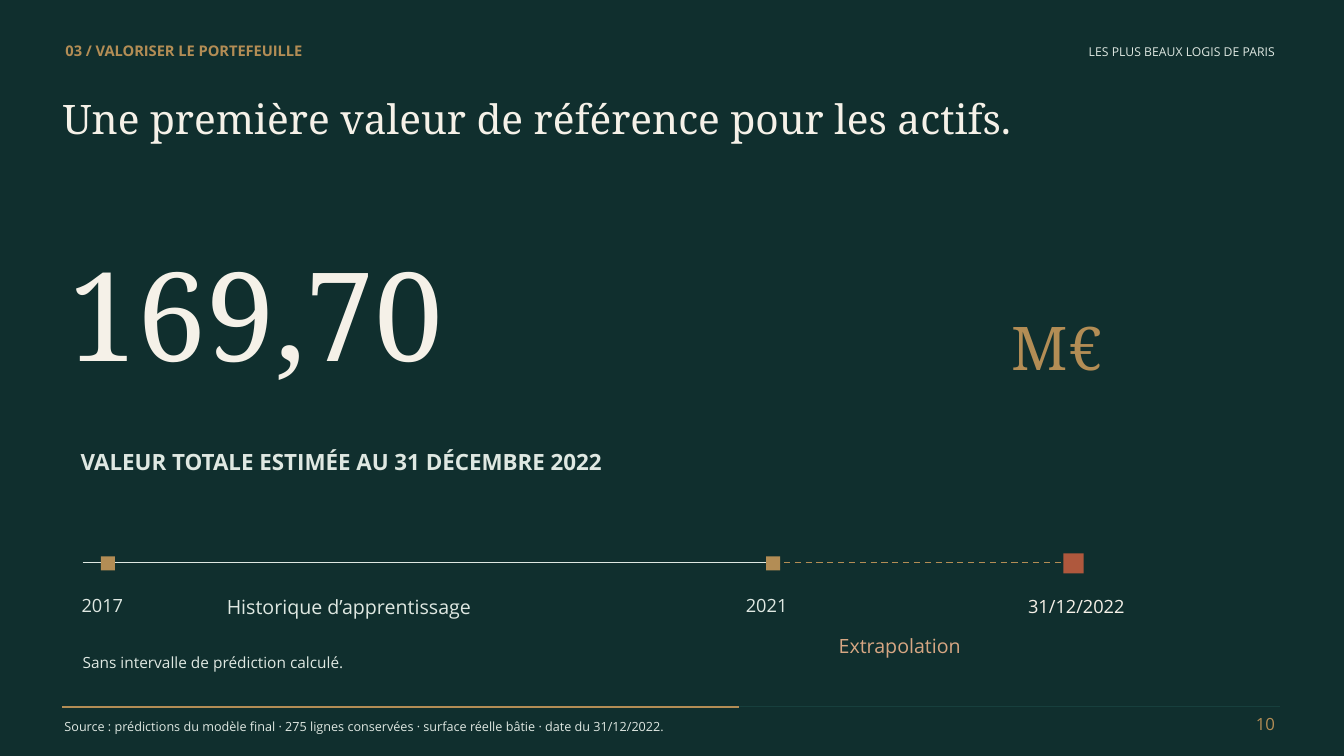
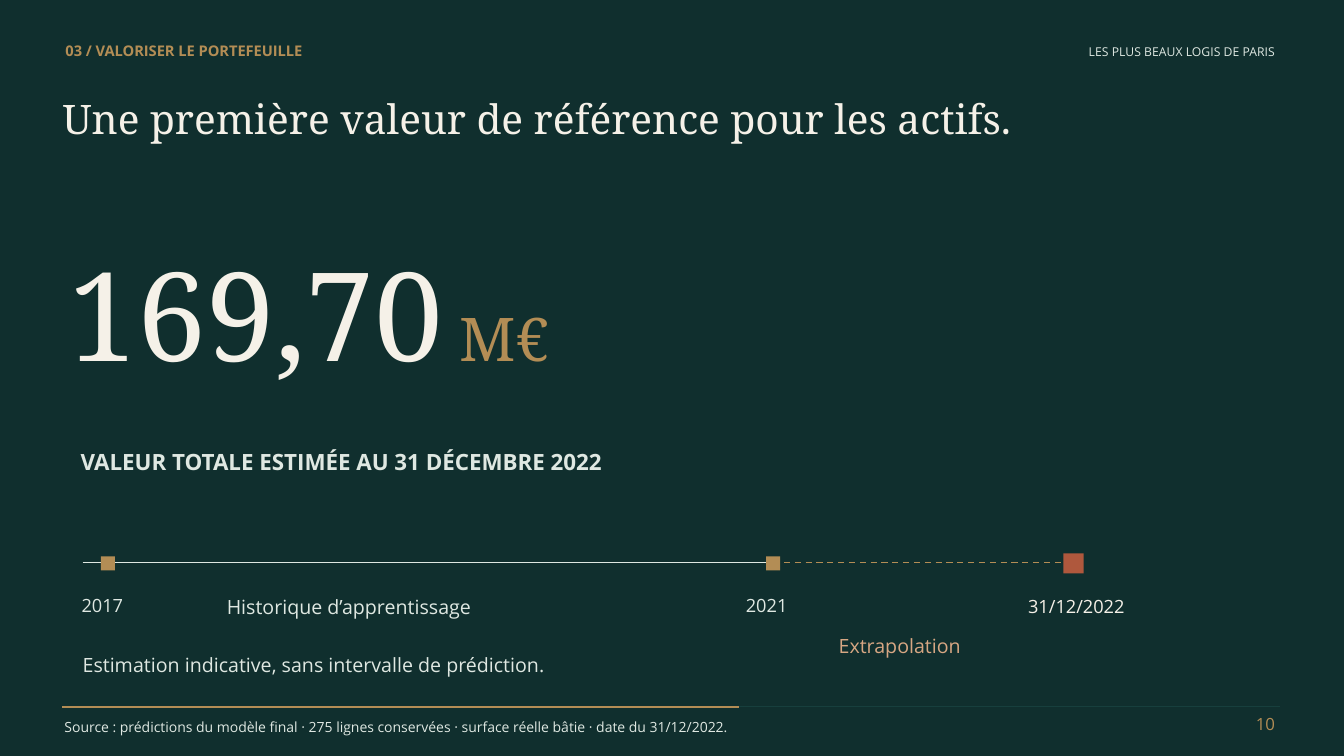
Before and after one commit to steve57000/p8, a slide deck: slide 10 of livrables/Bell_Steve_2_presentation_102026.pptx. Drawn at 1344x756 pixels with LibreOffice and Linux fonts; fonts in the diff are those of the drawing. Boxes give left, top, right and bottom in pixels: in the first picture for what was removed or moved away, otherwise in the second. Text is boxed around its words. In the diff, an @@ line names an element or a change of style, - is before the commit and + after.

```diff
--- a/livrables/Bell_Steve_2_presentation_102026.pptx
+++ b/livrables/Bell_Steve_2_presentation_102026.pptx
@@ text at <box>68,272,549,380</box>: text changed @@
-169,70
+169,70 M€
@@ text removed at <box>1012,326,1102,371</box> @@
-M€
@@ text at <box>83,657,544,677</box>: text changed; size 11 to 14 pt @@
-Sans intervalle de prédiction calculé.
+Estimation indicative, sans intervalle de prédiction.
@@ text "Source : prédictions du modèle ..." at <box>64,721,728,736</box>: size 9 to 10 pt @@
```
Also in this commit, not shown: 16 other slides changed, 2 other files.
